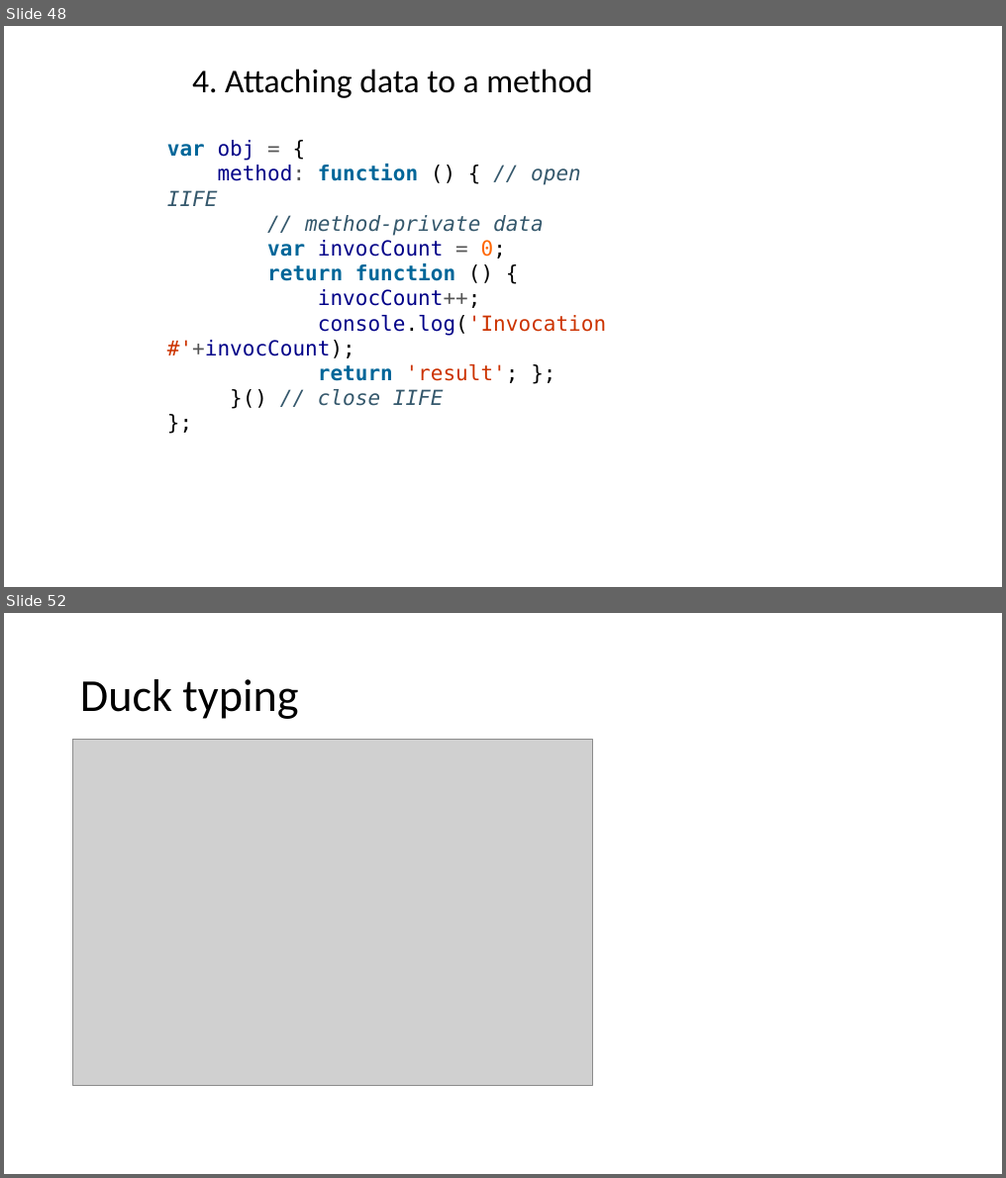
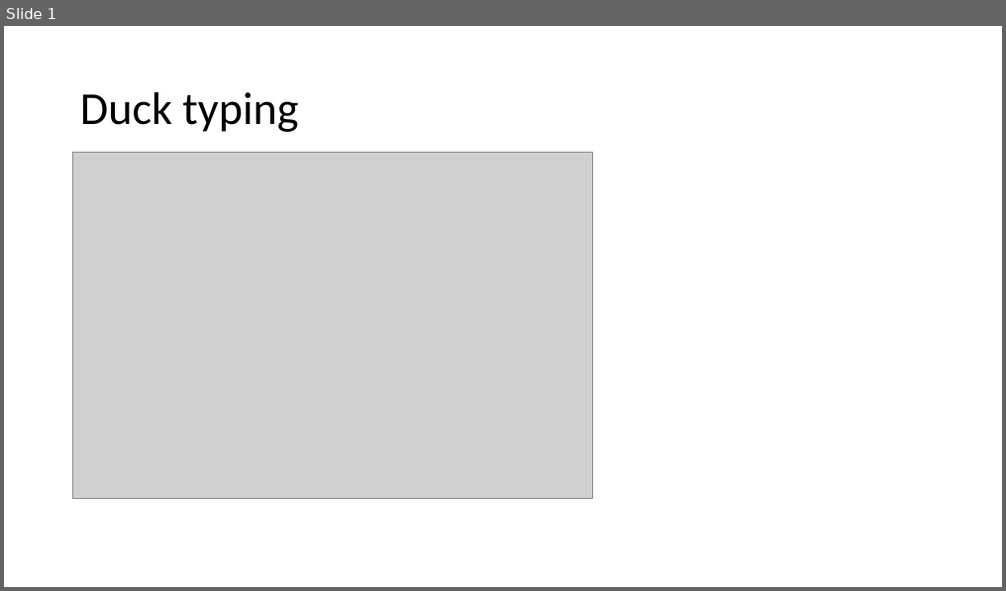
Before and after one commit to dzmitry-varabei/front-end-course, a slide deck: lecture-4-functions/lecture4-functions.pptx. Shown one above the other, each under a label of ours: slides 48 and 52 before the commit, slide 1 after it; the slides between them are not shown. The pictures are 1006x1178 and 1006x591 pixels, drawn with LibreOffice and Linux fonts; fonts in the diff are those of the drawing; grey boxes stand for pictures. Boxes give left, top, right and bottom in pixels: in the first picture for what was removed or moved away, otherwise in the second. Text is boxed around its words. In the diff, an @@ line names an element or a change of style, - is before the commit and + after.

```diff
--- a/lecture-4-functions/lecture4-functions.pptx
+++ b/lecture-4-functions/lecture4-functions.pptx
@@ slide 48 removed at bbox=[4, 26, 1002, 587], background #FFFFFF @@
@@ title removed at bbox=[192, 69, 593, 98] @@
-4. Attaching data to a method
@@ text removed at bbox=[167, 164, 606, 406] @@
-var obj = {
-method: function () { // open IIFE
-// method-private data
-var invocCount = 0;
-return function () {
-invocCount++;
-console.log('Invocation #'+invocCount);
-return 'result'; };
-}() // close IIFE
-};
@@ what was slide 52 is now slide 1 @@
```
Also in this commit, not shown: 50 other slides removed, 2 other files.
